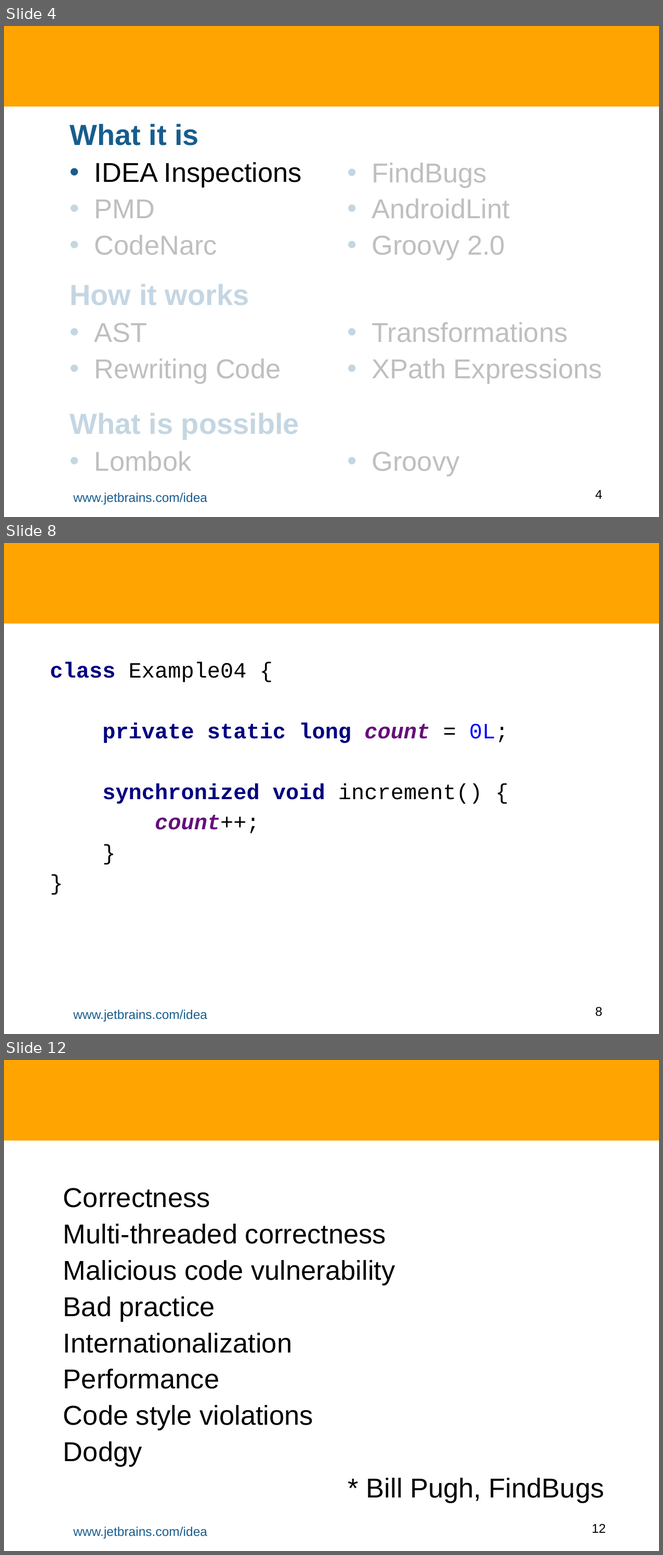
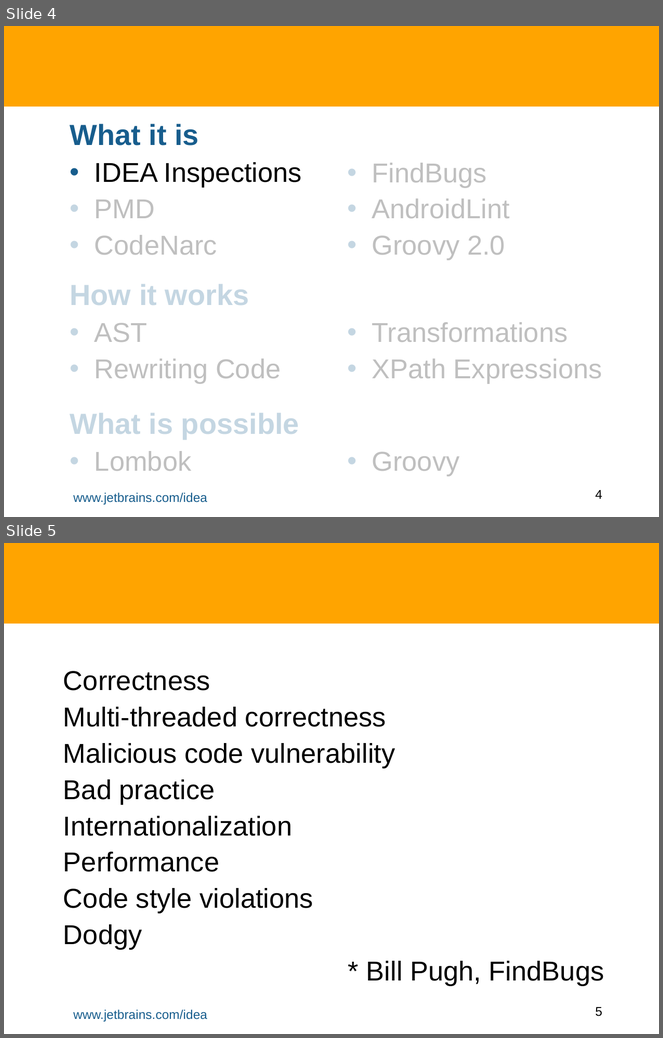
Before and after one commit to HamletDRC/presentations, a slide deck: staticanalysis/StaticAnalysisAndASTTransforms.odp. Shown one above the other, each under a label of ours: slides 4, 8 and 12 before the commit, slides 4 and 5 after it; the slides between them are not shown. The pictures are 663x1555 and 663x1038 pixels, drawn with LibreOffice and Linux fonts; fonts in the diff are those of the drawing; background and template pictures are left out. Boxes give left, top, right and bottom in pixels: in the first picture for what was removed or moved away, otherwise in the second. Text is boxed around its words. In the diff, an @@ line names an element or a change of style, - is before the commit and + after.

```diff
--- a/staticanalysis/StaticAnalysisAndASTTransforms.odp
+++ b/staticanalysis/StaticAnalysisAndASTTransforms.odp
@@ slide 8 removed at (4,543,659,1034), background #FFFFFF; not listed: 3 template elements that a slide beside it also shows @@
@@ subtitle removed at (50,662,509,834) @@
-class Example04 {
-private static long count = 0L;
-synchronized void increment() {
-count++;
-}
-}
@@ what was slide 12 is now slide 5 @@
@@ page number at (595,1007,603,1017): text changed @@
-12
+5
```
Also in this commit, not shown: 7 slides changed, 2 slides added, 8 other slides removed.
